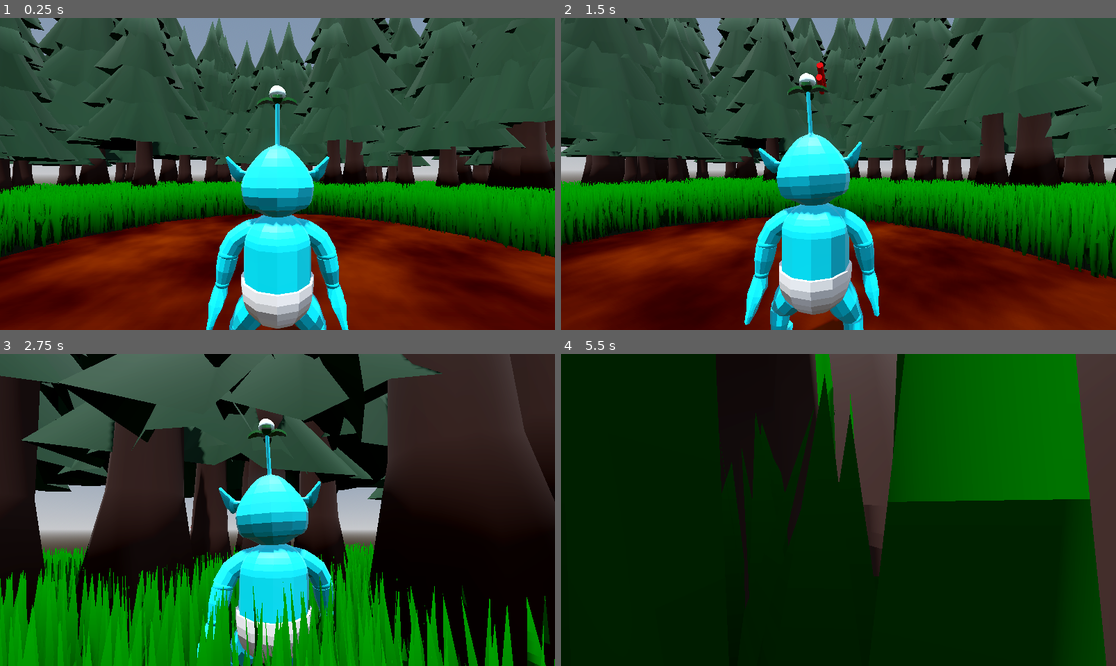
Above: before the commit, frames 1-4 (two rows, left to right).
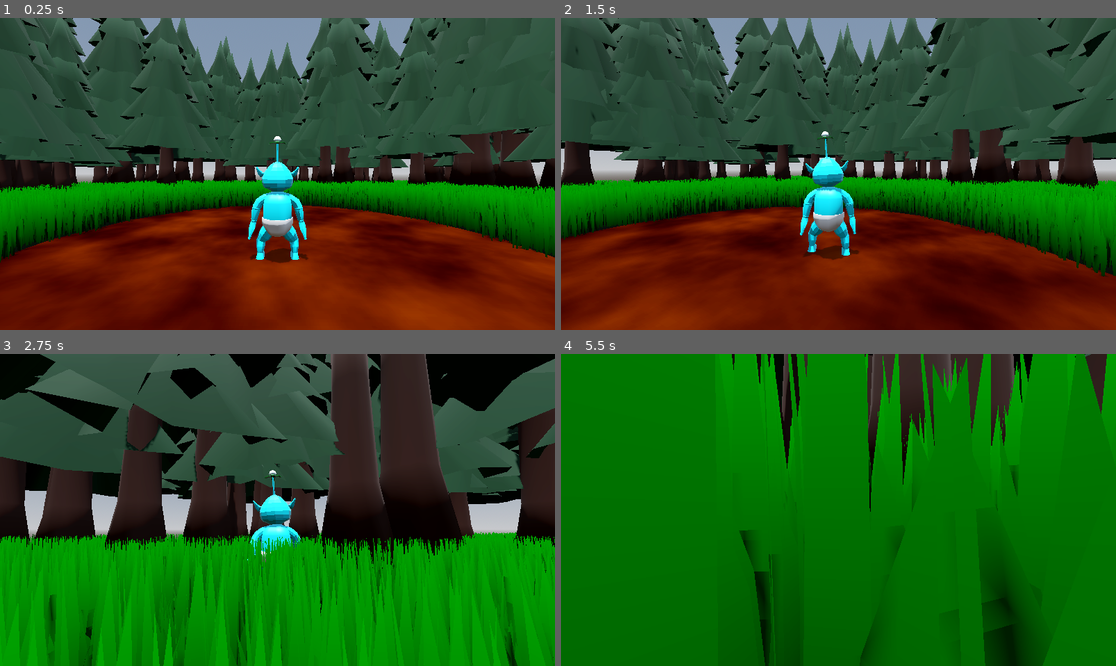
Above: after the commit, the same moments.

Repository: Mushroom-Queen/AlienBaby
Game: Godot game, scene res://level.tscn
Same seed, same stepped clock (60 frames per second), same inputs: the game is played once before the commit and once after it.
Inputs (mouse positions are in pixels of both pictures, inside the frame that each line leads up to):
- Up to frame 1 (0.25 s): no input
- Up to frame 2 (1.5 s): tap Enter (ui_accept) at 0.5, 0.77 s; move the mouse to (866, 174) at 0.52 s; hold W (forward) from 0.53 s (still down); click (866, 174) at 0.6 s; move the mouse to (810, 174) at 1.27 s; click (810, 174) at 1.35 s
- Up to frame 3 (2.75 s): keep holding W (forward); tap Enter (ui_accept) at 1.52 s; move the mouse to (288, 503) at 2.02 s; tap Space (roll) at 2.1 s; click (288, 503) at 2.3 s
- Up to frame 4 (5.5 s): keep holding W (forward); move the mouse to (832, 516) at 2.77 s; tap Middle mouse button (spin) at 2.85 s; tap Enter (ui_accept) at 3.02, 3.77, 4.52 s; click (832, 516) at 3.05 s; move the mouse to (877, 513) at 3.52 s; hold Mouse wheel down (zoom_in) 3.53-4.28 s; click (877, 513) at 3.8 s; move the mouse to (794, 506) at 4.27 s; tap Mouse wheel up (zoom_out) at 4.35 s; click (794, 506) at 4.55 s; move the mouse to (844, 510) at 5.02 s; click (844, 510) at 5.1 s

The runs differ from the first frame. In frame 1, 37% of the frame differs, in the area x 0-100%, y 0-100%; in frame 2, 37%; in frame 3, 60%; in frame 4, 91%.

Commit message:
single shot

Diff:
--- a/laser.gd
+++ b/laser.gd
@@ -2,16 +2,16 @@
 
 @onready var ray := $RayCast3D
 @onready var mesh := $MeshInstance3D
-var is_firing := false
+var is_charging := false
+var can_fire := true
+var charge_timer: SceneTreeTimer = null
 var world: Node
 var player: CharacterBody3D
 var camera: Camera3D
-const PROJECTILE_SPEED := 50.0  # Adjust this for laser speed
-const MAX_PROJECTILE_LIFETIME := 2.0  # Seconds before deletion
-const SEGMENT_SPACING := 1.0  # Distance between segments
-
-# Store active projectiles as an array of arrays (each inner array is a laser beam)
-var laser_beams := []
+const PROJECTILE_SPEED := 50.0
+const MAX_PROJECTILE_LIFETIME := 2.0
+const CHARGE_TIME := 0.5  # Time in seconds to charge the shot
+var current_bolt = null  # Track the active bolt
 
 func _ready():
 	var root = get_tree().root
@@ -22,7 +22,6 @@
 			camera = player.get_node_or_null("SpringArmPivot/SpringArm3D/Camera3D")
 			if camera:
 				ray.add_exception(player)
-	# Hide the original mesh - we'll use it as a template
 	mesh.visible = false
 
 func find_world(node: Node) -> Node:
@@ -34,87 +33,82 @@
 			return found
 	return null
 
+func start_charging():
+	if can_fire and world:  # Only start if we can fire and have a world reference
+		is_charging = true
+		can_fire = false
+		# Store the timer reference so we can cancel it
+		charge_timer = get_tree().create_timer(CHARGE_TIME)
+		charge_timer.timeout.connect(fire_charged_bolt)
+
 func start_firing():
-	is_firing = true
-	spawn_laser_beam()
+	start_charging()
 
 func stop_firing():
-	is_firing = false
+	stop_charging()
 
-func spawn_laser_beam():
-	var segments = []
-	var num_segments = 5  # Number of segments in each laser beam
+func stop_charging():
+	if is_charging:
+		is_charging = false
+		# Immediately allow firing again if we cancel a charge
+		can_fire = true
+		# If we have a pending charge timer, disconnect and nullify it
+		if charge_timer and is_instance_valid(charge_timer):
+			if charge_timer.timeout.is_connected(fire_charged_bolt):
+				charge_timer.timeout.disconnect(fire_charged_bolt)
+		charge_timer = null
+
+func fire_charged_bolt():
+	if is_charging:
+		spawn_bolt()
+		is_charging = false
+		# Add cooldown before next charge
+		var cooldown_timer = get_tree().create_timer(0.2)
+		cooldown_timer.timeout.connect(func(): can_fire = true)
+
+func spawn_bolt():
+	if not world:
+		return
+
+	# Remove previous bolt if it exists
+	if current_bolt and is_instance_valid(current_bolt):
+		current_bolt.queue_free()
+
+	# Create new bolt
+	var bolt = mesh.duplicate() as MeshInstance3D
+	bolt.visible = true
+	bolt.scale = Vector3(1.5, 1.5, 3.0)  # Make bolt larger than regular beam segments
+
+	# Store bolt data
 	var direction = -camera.global_transform.basis.z
+	bolt.set_meta("direction", direction)
+	bolt.set_meta("spawn_time", Time.get_unix_time_from_system())
 
-	for i in range(num_segments):
-		# Duplicate the template mesh
-		var segment = mesh.duplicate() as MeshInstance3D
-		segment.visible = true
+	world.add_child(bolt)
 
-		# Set initial transform
-		segment.global_position = global_position + (direction * i * SEGMENT_SPACING)
-		segment.global_transform.basis = camera.global_transform.basis
+	var spawn_pos = global_position
 
-		# Store segment index
-		segment.set_meta("segment_index", i)
+	bolt.global_position = spawn_pos
 
-		# Add to scene
-		add_child(segment)
-		segments.append(segment)
+	bolt.global_transform.basis = camera.global_transform.basis
+	bolt.rotate_object_local(Vector3.RIGHT, PI/2)
 
-	# Store creation time and initial direction for the beam
-	var beam_data = {
-		"segments": segments,
-		"spawn_time": Time.get_unix_time_from_system(),
-		"direction": direction
-	}
-
-	laser_beams.append(beam_data)
+	current_bolt = bolt
 
 func _physics_process(delta: float) -> void:
 	if not camera or not is_instance_valid(camera):
 		return
 
-	# Spawn new laser beams while firing
-	if is_firing:
-		spawn_laser_beam()
+	# Update active bolt
+	if current_bolt and is_instance_valid(current_bolt):
+		var direction = current_bolt.get_meta("direction")
+		var spawn_time = current_bolt.get_meta("spawn_time")
+		var current_time = Time.get_unix_time_from_system()
 
-	# Update existing laser beams
-	var current_time = Time.get_unix_time_from_system()
-	var expired_beams = []
-
-	for beam in laser_beams:
-		var segments = beam["segments"]
-		var direction = beam["direction"]
-
-		for i in range(segments.size()):
-			var segment = segments[i]
-
-			# Move segment
-			segment.global_position += direction * PROJECTILE_SPEED * delta
-
-			# Make segment look at the next segment (except for the last one)
-			if i < segments.size() - 1:
-				var next_segment = segments[i + 1]
-				var look_at_pos = next_segment.global_position
-
-				# Look at next segment using camera's up vector for consistent orientation
-				var up_vector = camera.global_transform.basis.y
-				segment.look_at_from_position(segment.global_position, look_at_pos, up_vector)
-				# Rotate to align with beam direction
-				segment.rotate_object_local(Vector3.RIGHT, PI/2)
-			else:
-				# Last segment maintains original direction
-				segment.global_transform.basis = camera.global_transform.basis
-				segment.rotate_object_local(Vector3.RIGHT, PI/2)
+		# Move bolt
+		current_bolt.global_position += direction * PROJECTILE_SPEED * delta
 
 		# Check lifetime
-		var age = current_time - beam["spawn_time"]
-		if age >= MAX_PROJECTILE_LIFETIME:
-			expired_beams.append(beam)
-
-	# Remove expired beams
-	for beam in expired_beams:
-		laser_beams.erase(beam)
-		for segment in beam["segments"]:
-			segment.queue_free()
+		if current_time - spawn_time >= MAX_PROJECTILE_LIFETIME:
+			current_bolt.queue_free()
+			current_bolt = null
--- a/laser.tscn
+++ b/laser.tscn
@@ -2,10 +2,9 @@
 
 [ext_resource type="Script" path="res://laser.gd" id="1_xufwv"]
 
-[sub_resource type="CylinderMesh" id="CylinderMesh_tweii"]
-top_radius = 0.085
-bottom_radius = 0.085
-height = 1.0
+[sub_resource type="SphereMesh" id="SphereMesh_d752j"]
+radius = 0.22
+height = 0.44
 
 [sub_resource type="StandardMaterial3D" id="StandardMaterial3D_udhsm"]
 albedo_color = Color(1, 0, 0, 1)
@@ -18,5 +17,6 @@
 target_position = Vector3(0, -1000, 0)
 
 [node name="MeshInstance3D" type="MeshInstance3D" parent="."]
-mesh = SubResource("CylinderMesh_tweii")
+visible = false
+mesh = SubResource("SphereMesh_d752j")
 surface_material_override/0 = SubResource("StandardMaterial3D_udhsm")
--- a/player.tscn
+++ b/player.tscn
@@ -83,42 +83,42 @@
 
 [node name="Skeleton3D" parent="player/Armature" index="0"]
 transform = Transform3D(-1, 0, -8.74228e-08, 0, 1, 0, 8.74228e-08, 0, -1, 0, 0, 0)
-bones/0/position = Vector3(0, 1.83019, 0)
+bones/0/position = Vector3(0.0559927, 1.93497, 0.0559927)
 bones/0/rotation = Quaternion(-2.98023e-08, 1.19209e-07, 1.05879e-22, 1)
-bones/1/rotation = Quaternion(-0.000340647, 1.55348e-05, -0.0253992, 0.999677)
+bones/1/rotation = Quaternion(-0.000340956, -6.38471e-06, 0.0388728, 0.999244)
 bones/2/rotation = Quaternion(0.000340939, -6.91616e-06, -0.000231824, 1)
 bones/3/rotation = Quaternion(-2.91033e-11, -2.58047e-17, 5.49258e-12, 1)
 bones/5/position = Vector3(0.738666, 2.49247, 1.76112e-07)
-bones/5/rotation = Quaternion(-0.661933, -0.252535, 0.660474, -0.248686)
+bones/5/rotation = Quaternion(-0.629355, -0.17578, 0.68491, -0.322355)
 bones/6/rotation = Quaternion(0.287239, -1.65125e-07, -1.36702e-07, 0.957859)
 bones/6/scale = Vector3(1, 1, 1)
 bones/7/position = Vector3(0.61468, 0.208478, 0.0172493)
-bones/7/rotation = Quaternion(0.0316138, 0.21345, 0.93677, -0.275503)
+bones/7/rotation = Quaternion(0.0419438, 0.129539, 0.9657, -0.221097)
 bones/7/scale = Vector3(0.999999, 1, 1)
-bones/8/rotation = Quaternion(-0.360237, 0.106998, -0.230897, 0.897478)
+bones/8/rotation = Quaternion(-0.250871, 0.113004, -0.160798, 0.94786)
 bones/8/scale = Vector3(1, 1, 1)
-bones/9/rotation = Quaternion(0.710312, -0.0435479, -0.0241469, 0.702124)
+bones/9/rotation = Quaternion(0.687905, -0.0631415, -0.0296677, 0.72244)
 bones/9/scale = Vector3(1, 1, 1)
 bones/10/position = Vector3(-0.738665, 2.49247, -1.76112e-07)
-bones/10/rotation = Quaternion(0.660043, -0.247559, 0.662356, 0.253659)
+bones/10/rotation = Quaternion(0.675674, -0.291749, 0.644114, 0.20848)
 bones/10/scale = Vector3(1, 1, 1)
 bones/11/rotation = Quaternion(0.287239, 1.63435e-07, 1.31067e-07, 0.957859)
 bones/11/scale = Vector3(1, 1, 1)
 bones/12/position = Vector3(-0.646431, 0.19582, 0.0196889)
-bones/12/rotation = Quaternion(-0.0398814, 0.17641, 0.951506, 0.248849)
+bones/12/rotation = Quaternion(-0.00981187, 0.363646, 0.885146, 0.29014)
 bones/12/scale = Vector3(1, 1, 1)
-bones/13/rotation = Quaternion(-0.309276, -0.114459, 0.201339, 0.922339)
-bones/14/rotation = Quaternion(0.698573, 0.0526877, 0.0217764, 0.713264)
+bones/13/rotation = Quaternion(-0.398443, -0.108342, 0.259387, 0.873054)
+bones/14/rotation = Quaternion(0.631265, 0.0894844, 0.0119873, 0.770294)
 bones/14/scale = Vector3(1, 1, 1)
 bones/15/scale = Vector3(1, 1, 1)
-bones/16/position = Vector3(1.20214, 0.451986, 0.0773975)
+bones/16/position = Vector3(1.20214, 0.436349, 0.045941)
 bones/16/rotation = Quaternion(-0.00875622, 0.70983, -0.704263, 0.00882544)
 bones/17/scale = Vector3(1, 1, 1)
-bones/18/position = Vector3(-1.20214, 0.37625, 0.045941)
+bones/18/position = Vector3(-1.20214, 0.683456, 0.572697)
 bones/18/rotation = Quaternion(0.00875622, 0.70983, -0.704263, -0.00882544)
 
 [node name="leafs" type="BoneAttachment3D" parent="player/Armature/Skeleton3D" index="20"]
-transform = Transform3D(0.998686, 0.0512451, 1.38132e-05, -0.0512451, 0.998686, -6.49259e-07, -1.38283e-05, -5.943e-08, 1, 0.163672, 7.90034, -0.00129415)
+transform = Transform3D(0.997014, -0.0772247, 1.37824e-05, 0.0772247, 0.997014, 1.12679e-06, -1.38283e-05, -5.9139e-08, 1, -0.192857, 7.99963, 0.0546986)
 bone_name = "leafs"
 bone_idx = 4
 
@@ -139,7 +139,7 @@
 
 [node name="SpringArm3D" type="SpringArm3D" parent="SpringArmPivot"]
 transform = Transform3D(1, 0, 0, 0, 1, 0, 0, 0, 1, 0, 1.9, 0)
-spring_length = 3.0
+spring_length = 7.0
 
 [node name="Camera3D" type="Camera3D" parent="SpringArmPivot/SpringArm3D"]
 
